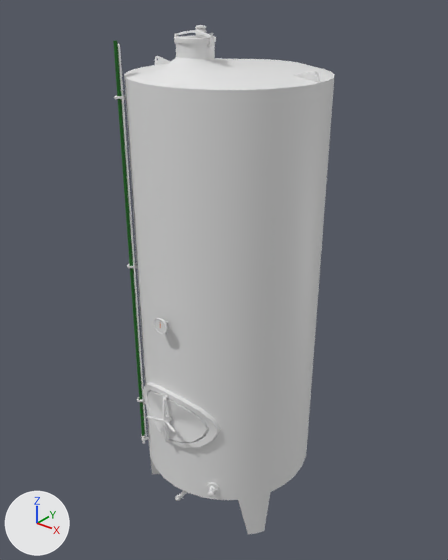
An edit to the FBX model Assets/_/Project/Art/Models/Machines/3D_BG_StorageTank.fbx, drawn before and after from the same camera.
Camera for both pictures: a camera (50 mm lens) standing at (4.3, -5.47, 6.54) and looking at (-0.03, -0.05, 3.19). The axes (+X, +Y, +Z) are drawn at lower left. The lights are the same throughout. The older version comes first. Where no turn or scale is listed for an object, it has been applied to the vertices.

Objects in the first picture: 'SM_Cuve', 'SM_Jauge'.
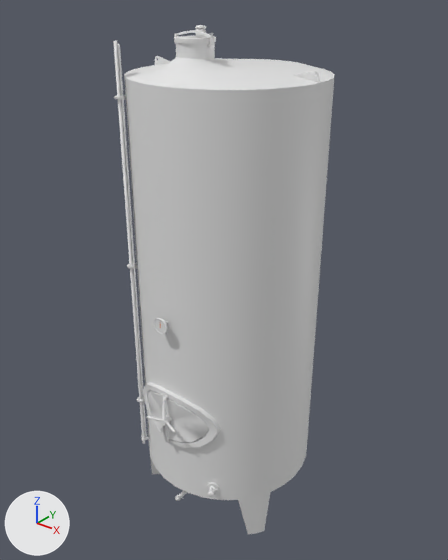
Boxes (x1, y1, x2, y2) around the edits, measured in the pictures (448 x 560 px):
'SM_Jauge', recoloured: (113, 41, 145, 436) in both

Edits to the bpy script that builds the scene:
```text
Change me_plane_001:
    where me_plane_001.from_pydata(...)  # 16 vertices, 9 faces; spans x -0.78..-0.74, y -0.92..-0.88, z 0.93..5.98
    remove me_plane_001.materials.append(mat_m_gauge)  # dark green #09660f
```
